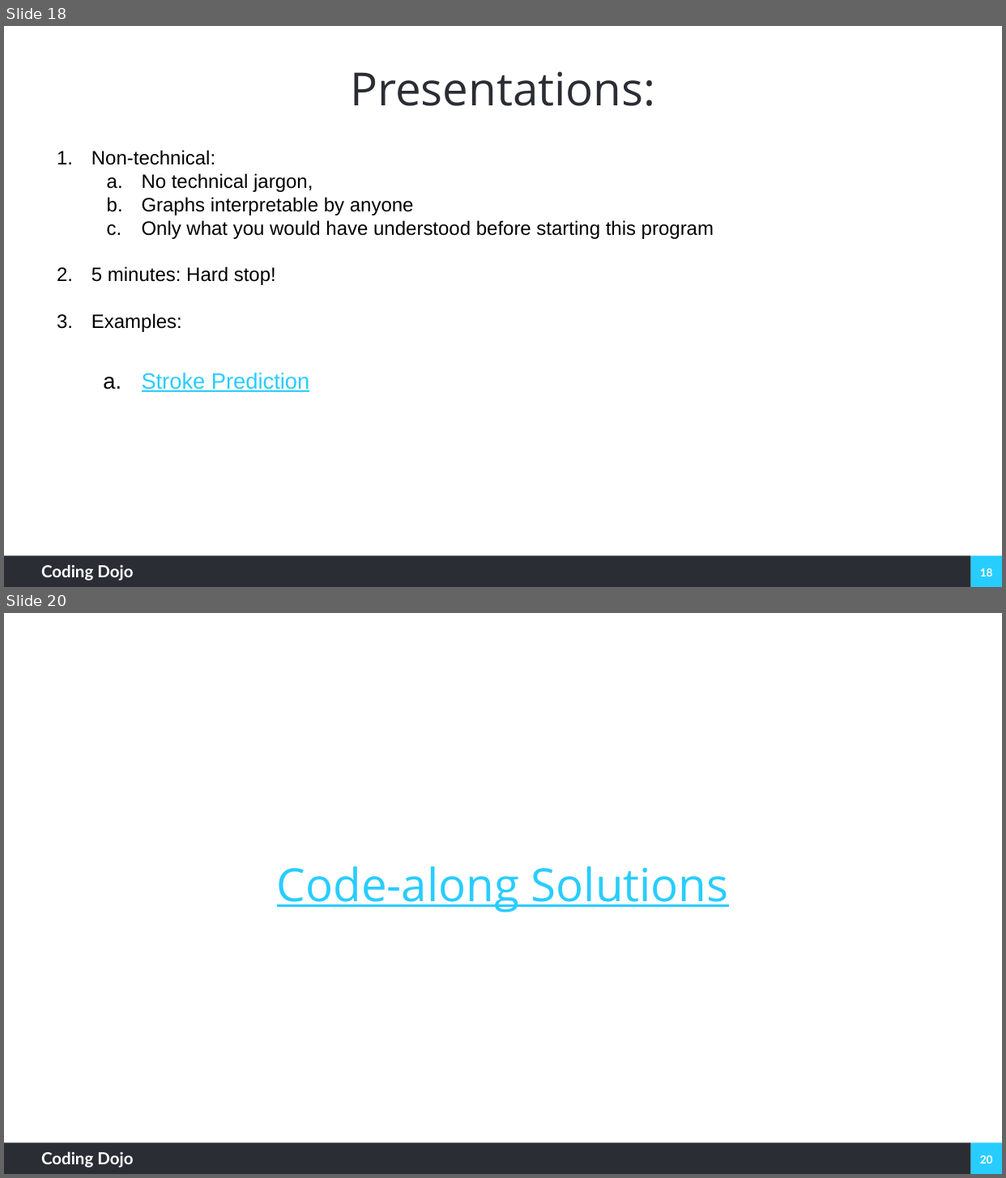
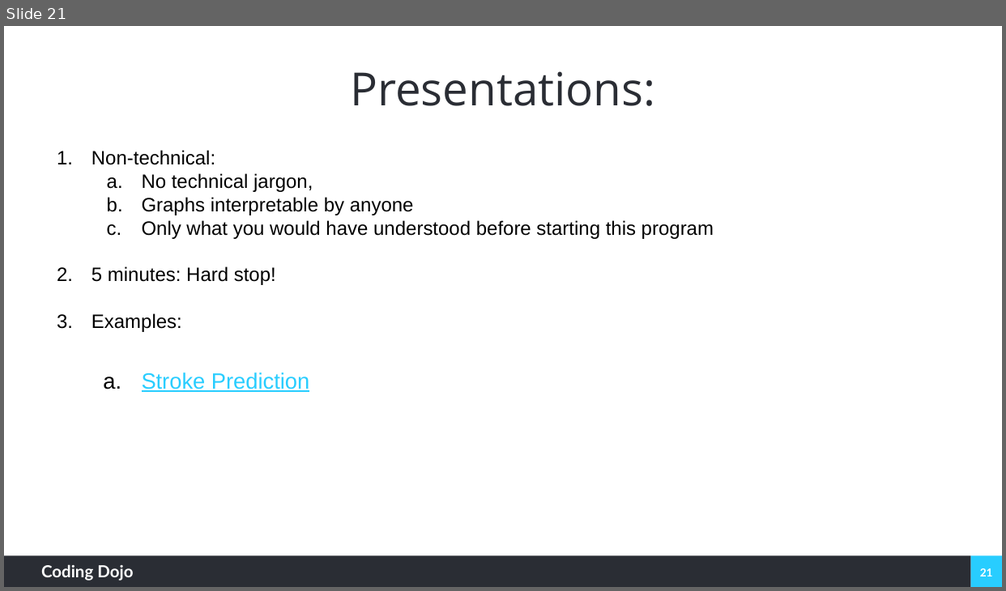
Before and after one commit to coding-dojo-data-science/week-12-lecture-1-SQL, a slide deck: SQL Basics.pptx. Shown one above the other, each under a label of ours: slides 18 and 20 before the commit, slide 21 after it; the slides between them are not shown. The pictures are 1006x1178 and 1006x591 pixels, drawn with LibreOffice and Linux fonts; fonts in the diff are those of the drawing; background and template pictures are left out. Boxes give left, top, right and bottom in pixels: in the first picture for what was removed or moved away, otherwise in the second. Text is boxed around its words. In the diff, an @@ line names an element or a change of style, - is before the commit and + after.

Commit message:
Corrections
Remove challenge solution slide
Minor correction to challenge notebook

```diff
--- a/SQL Basics.pptx
+++ b/SQL Basics.pptx
@@ slide 20 removed at <box>4,613,1002,1174</box>, background #FFFFFF; not listed: 4 template elements that a slide beside it also shows @@
@@ title removed at <box>277,867,729,913</box> @@
-Code-along Solutions
@@ what was slide 18 is now slide 21 @@
@@ page number at <box>980,569,993,577</box>: text changed @@
-18
+21
```
Also in this commit, not shown: 4 slides changed, 3 slides added, 2 other files.
